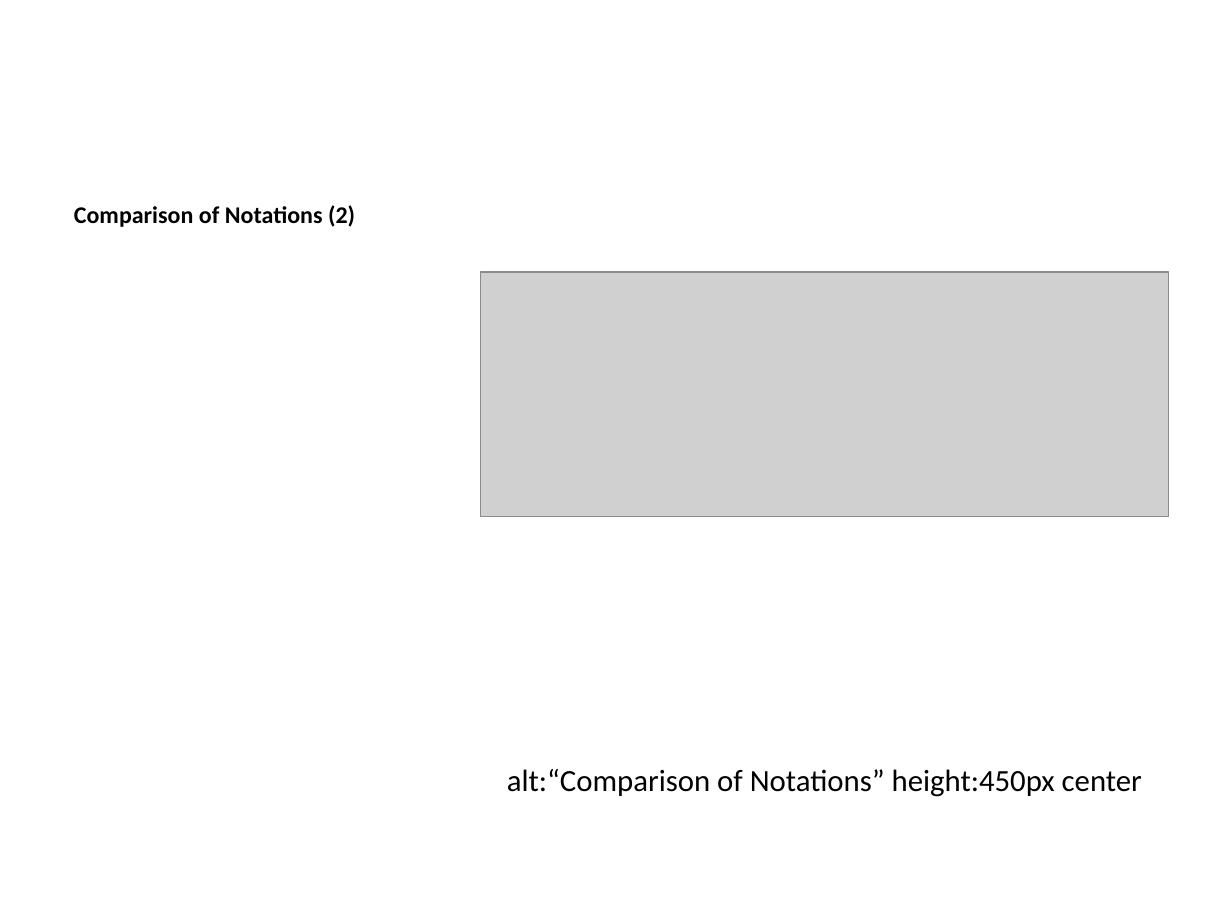
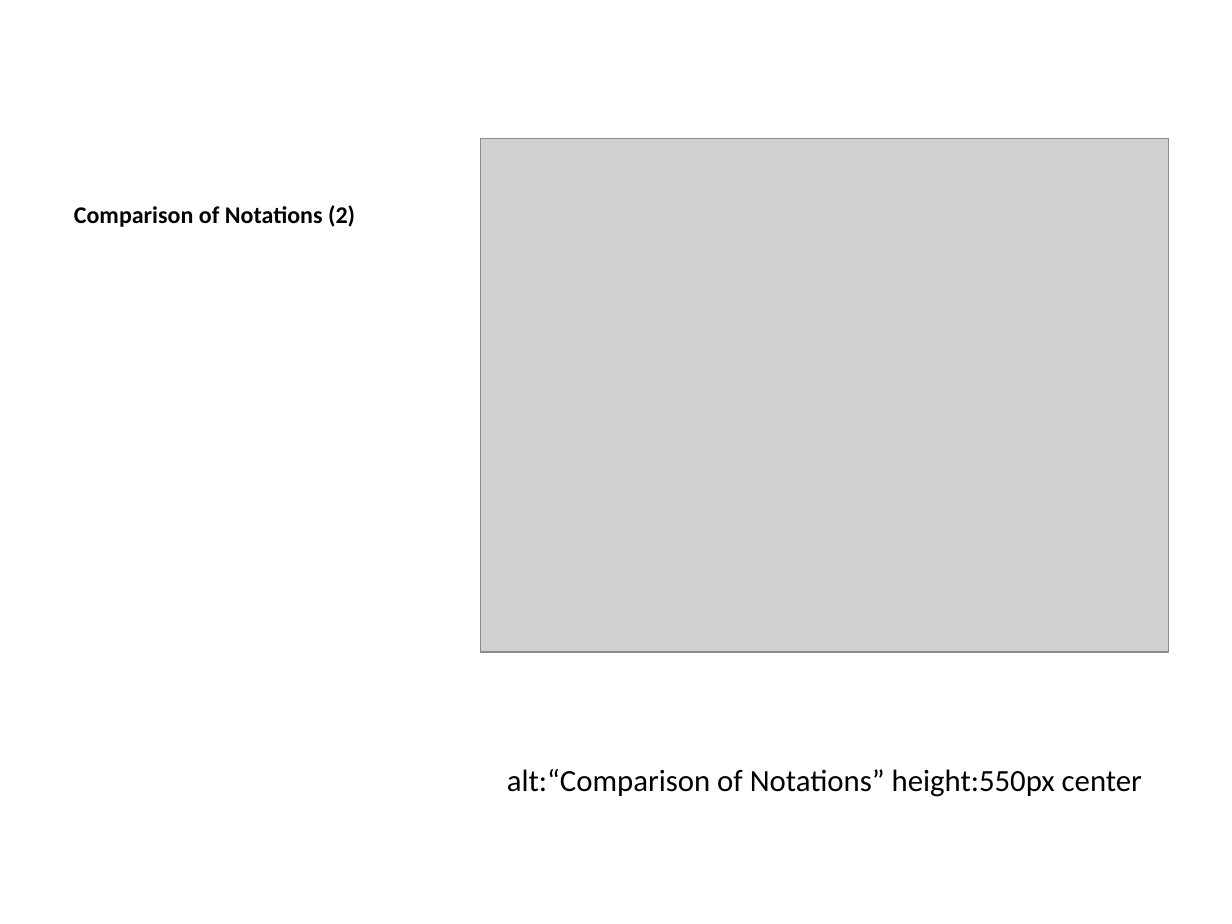
Before and after one commit to ucoruh/ce100-algorithms-and-programming-II, a slide deck: slide 98 of docs/week-1/ce100-week-1-intro.md_word.pptx (slide 102 before the commit). Drawn at 1232x924 pixels with LibreOffice and Linux fonts; fonts in the diff are those of the drawing; grey boxes stand for pictures. Boxes give left, top, right and bottom in pixels: in the first picture for what was removed or moved away, otherwise in the second. Text is boxed around its words. In the diff, an @@ line names an element or a change of style, - is before the commit and + after.

```diff
--- a/docs/week-1/ce100-week-1-intro.md_word.pptx
+++ b/docs/week-1/ce100-week-1-intro.md_word.pptx
@@ picture added at [480, 138, 1168, 652] @@
@@ picture removed at [480, 272, 1168, 517] @@
@@ text at [507, 769, 1142, 797]: text changed @@
-alt:“Comparison of Notations” height:450px center
+alt:“Comparison of Notations” height:550px center
```
Also in this commit, not shown: 10 other slides changed, 1 slide added, 7 slides removed, 33 other files.
